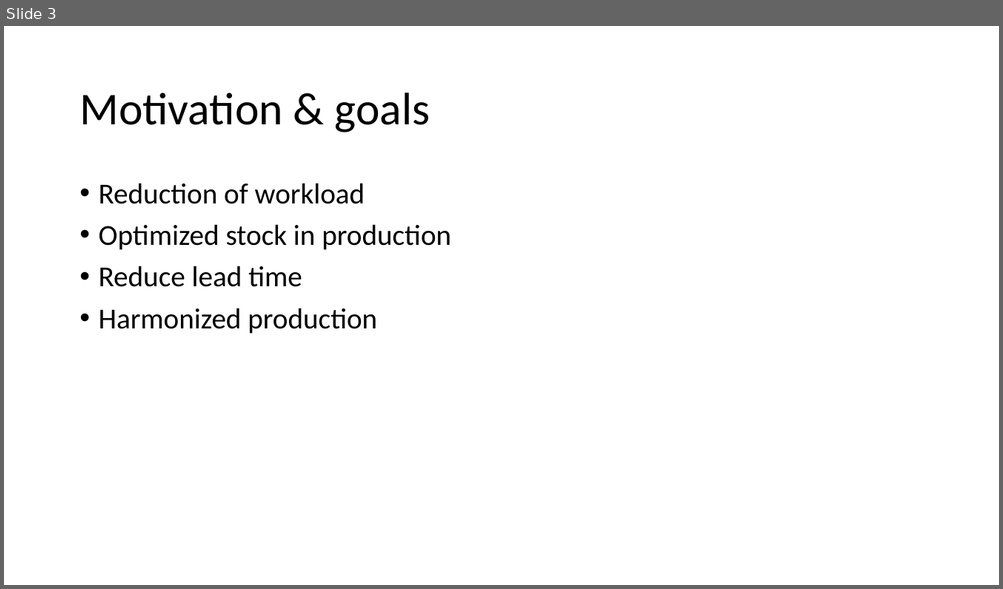
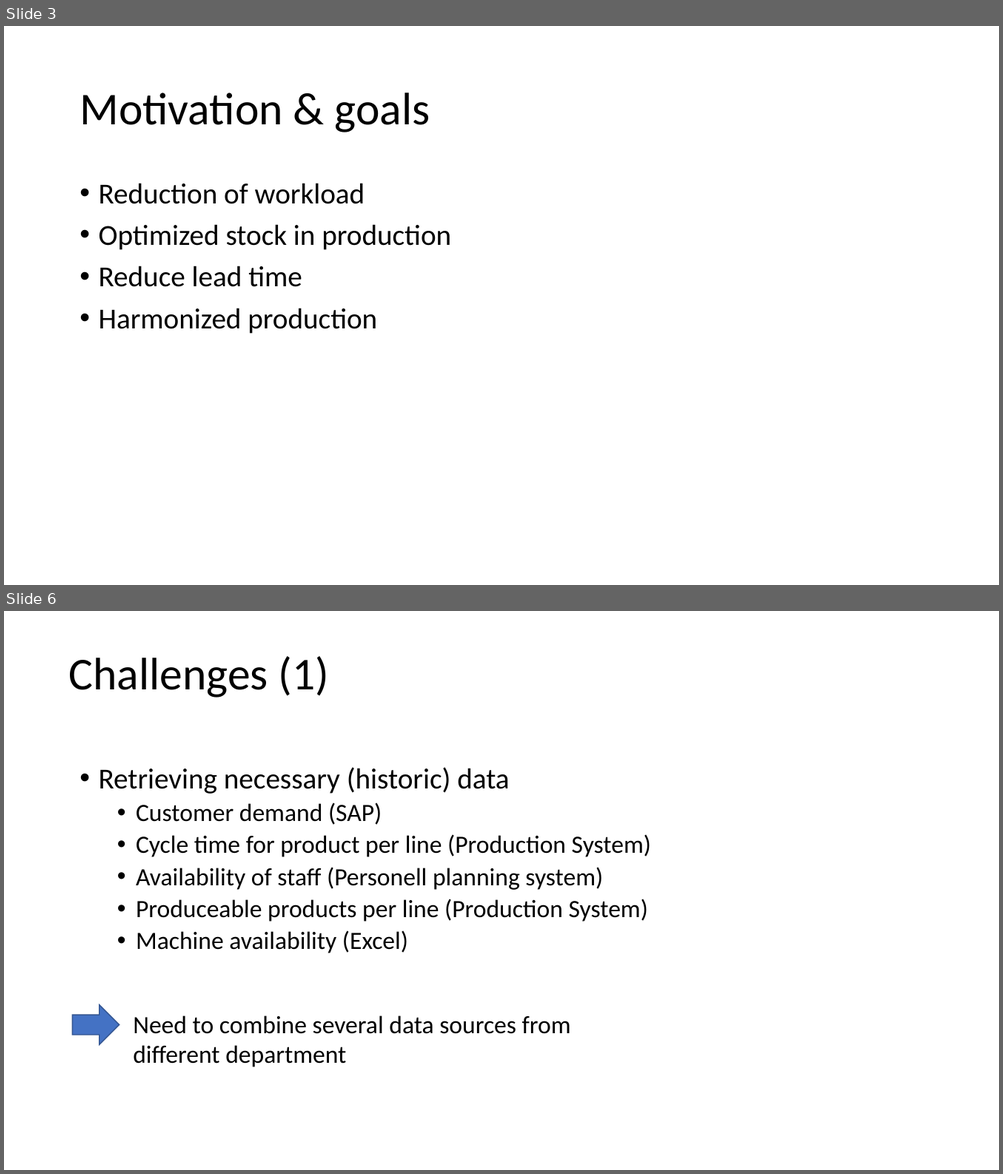
Before and after one commit to AndreasNeuhierl/InnoMgmt, a slide deck: desandere.pptx. Shown one above the other, each under a label of ours: slide 3 before the commit, slides 3 and 6 after it; the slides between them are not shown. The pictures are 1003x589 and 1003x1174 pixels, drawn with LibreOffice and Linux fonts; fonts in the diff are those of the drawing. Boxes give left, top, right and bottom in pixels: in the first picture for what was removed or moved away, otherwise in the second. Text is boxed around its words. In the diff, an @@ line names an element or a change of style, - is before the commit and + after.

```diff
--- a/desandere.pptx
+++ b/desandere.pptx
@@ slide 6 added at (4, 611, 999, 1170), background #FFFFFF @@
@@ text added at (69, 656, 330, 698), 44 pt, text #000000 @@
+Challenges (1)
@@ text added at (99, 767, 651, 954), 24 pt, text #000000 @@
+• Retrieving necessary (historic) data
+  • Customer demand (SAP)
+  • Cycle time for product per line (Production System)
+  • Availability of staff (Personell planning system)
+  • Produceable products per line (Production System)
+  • Machine availability (Excel)
@@ right arrow added at (73, 1005, 119, 1045), fill #4472C4, outline #325491 1 pt @@
@@ text added at (133, 1016, 571, 1068), 24 pt, text #000000 @@
+Need to combine several data sources from different department
```
Also in this commit, not shown: 1 slide changed, 7 other slides added.
